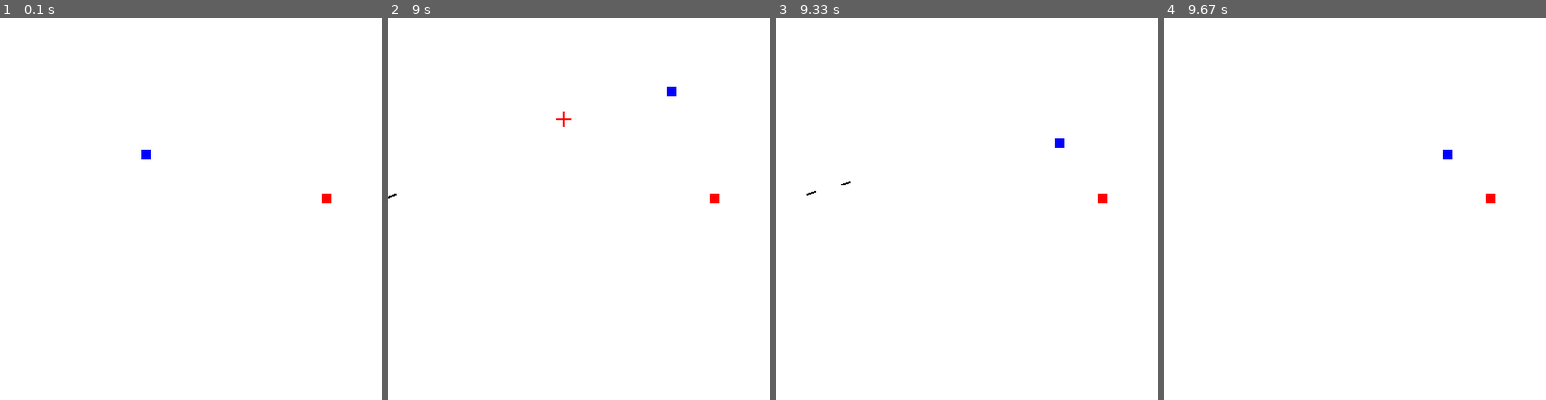
Above: before the commit, frames 1-4 (left to right).
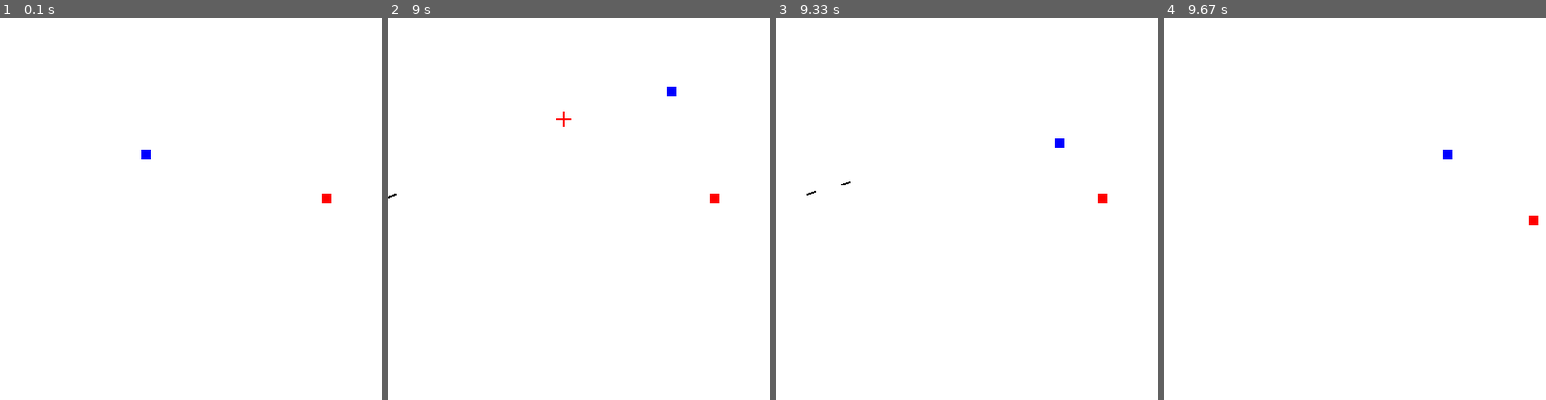
Above: after the commit, the same moments.

Repository: zwang20/Chaos
Game: pygame game, started from chaos.py
Same seed, same stepped clock (60 frames per second), same inputs: the game is played once before the commit and once after it.
Inputs (mouse positions are % of the whole screen's width and height, from its top left):
- Up to frame 1 (0.1 s): no input
- Up to frame 2 (9 s): tap Space at 0.33, 0.73, 1.03, 1.23, 1.57, 1.87, 2.07, 2.37, 2.63, 2.97, 3.27, 3.4, 3.8, 4.1, 4.47, 4.87, 5.17, 5.37, 5.67, 5.87, 6.2, 6.5, 6.7, 7, 7.27, 7.6, 7.9, 8.03, 8.43, 8.73 s; hold Right 0.67-1.13 s; move the mouse to (82, 47) at 0.7 s; hold Up 1.17-1.47 s; move the mouse to (26, 51) at 1.2 s; hold Right 1.5-1.97 s; move the mouse to (19, 35) at 1.53 s; hold Left 2-2.53 s; move the mouse to (65, 15) at 2.03 s; hold Down 2.57-2.87 s; move the mouse to (62, 59) at 2.6 s; hold Left 2.9-3.3 s; move the mouse to (52, 16) at 2.93 s; hold Up 3.33-3.7 s; move the mouse to (14, 47) at 3.37 s; hold Right 3.73-4.37 s; move the mouse to (51, 61) at 3.77 s; hold Down 4.4-4.77 s; move the mouse to (47, 33) at 4.43 s; hold Left 4.8-5.27 s; move the mouse to (76, 66) at 4.83 s; hold Right 5.3-5.77 s; move the mouse to (34, 17) at 5.33 s; hold Up 5.8-6.1 s; move the mouse to (76, 41) at 5.83 s; hold Right 6.13-6.6 s; move the mouse to (12, 28) at 6.17 s; hold Left 6.63-7.17 s; move the mouse to (86, 42) at 6.67 s; hold Down 7.2-7.5 s; move the mouse to (71, 32) at 7.23 s; hold Left 7.53-7.93 s; move the mouse to (85, 70) at 7.57 s; hold Up 7.97-8.33 s; move the mouse to (20, 16) at 8 s; hold Right from 8.37 s (still down); move the mouse to (54, 46) at 8.4 s
- Up to frame 3 (9.33 s): release Right at 9 s; hold Down from 9.03 s (still down); move the mouse to (22, 61) at 9.07 s; tap Space at 9.1 s
- Up to frame 4 (9.67 s): release Down at 9.4 s; click (86, 73) at 9.48 s
The pictures show only the part of the screen within x 32-82%, y 33-83%; the shares and areas given below are measured in that part.

Frames 1-3 are identical in both runs. In frame 4, 0.1% of the frame differs, in the area x 84-98%, y 46-55%.

Commit message:
Sprite collision

Diff:
--- a/chaos.py
+++ b/chaos.py
@@ -63,6 +63,7 @@
         self.image.fill(BLACK)
         self.rect = self.image.get_rect()
         self.rect.topleft = (self.x, self.y)
+        Block.family.add(self)
 
 
 class Enemy(GameObj):
@@ -80,6 +81,7 @@
         self.image.fill(RED)
         self.rect = self.image.get_rect()
         self.rect.topleft = (self.x, self.y)
+        Enemy.family.add(self)
 
     def move():
         pass
@@ -108,6 +110,7 @@
         self.image = pygame.transform.rotate(self.image_ori, -self.angle)
         self.rect = self.image.get_rect()
         self.rect.center = (self.x, self.y)
+        Bullet.family.add(self)
 
     @property
     def x(self):
@@ -133,6 +136,9 @@
             self.y += self.vector_y
         else:
             self.kill()
+
+        if pygame.sprite.spritecollide(self, Enemy.family, True):
+            smart_spawn()
 
 
 class Player(GameObj):
@@ -152,7 +158,7 @@
         self.image.fill(BLUE)
         self.rect = self.image.get_rect()
         self.rect.topleft = (self.x, self.y)
-        self.family.add(self)
+        Player.family.add(self)
 
     def move(self, x, y):
         self.rect.x += x
